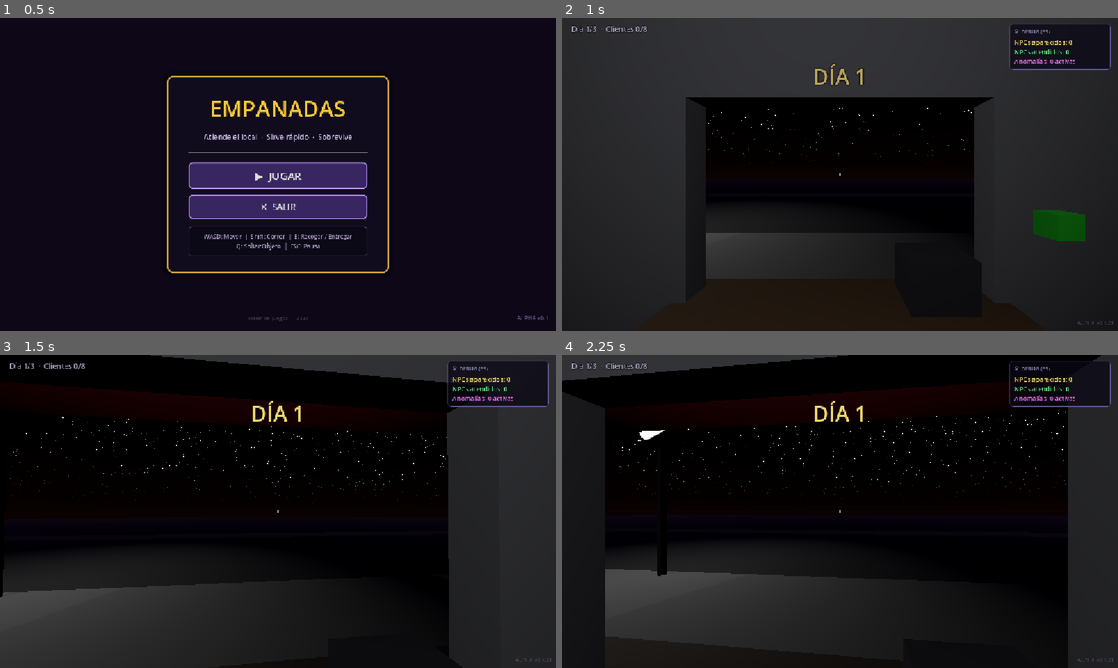
Above: before the commit, frames 1-4 (two rows, left to right).
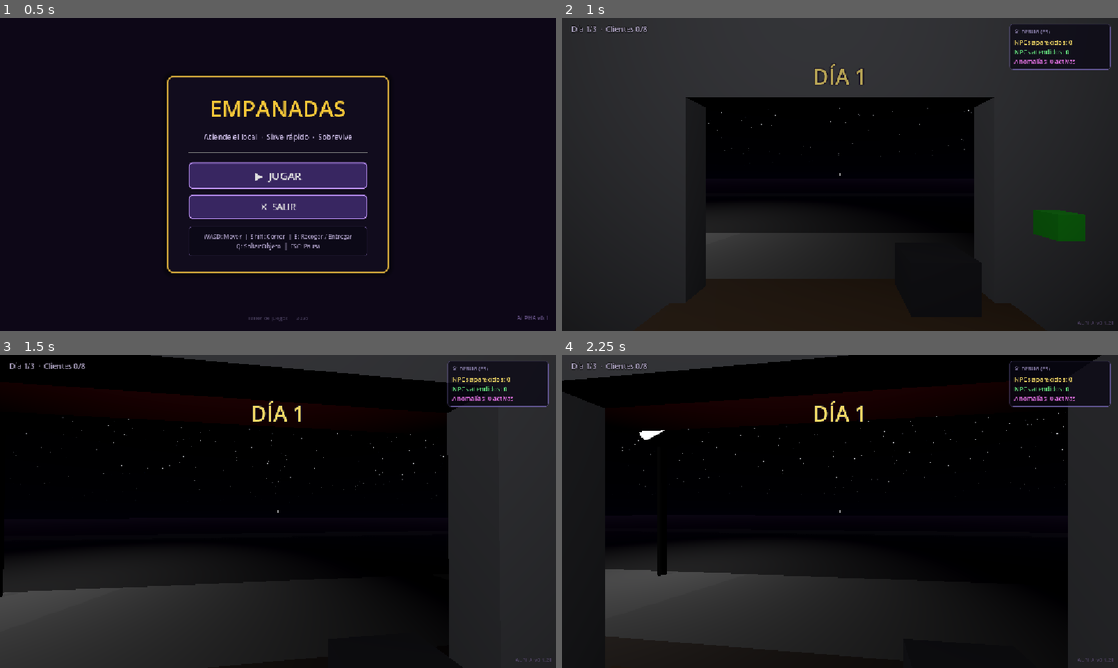
Above: after the commit, the same moments.

Repository: smfabiann/empanadas
Game: Godot game, scene res://scenes/ui/MainMenu.tscn
The game is run twice, just before and just after one commit, with the same random seed, the same clock (stepped at 60 frames per second) and the same inputs. The engine's default icon, where the game draws it, is replaced by a stand-in: a white triangle on a blue panel in a dark square.
Inputs (mouse positions are in pixels of both pictures, inside the frame that each line leads up to):
- Up to frame 1 (0.5 s): no input
- Up to frame 2 (1 s): click "▶ JUGAR" at 0.5 s
- Up to frame 3 (1.5 s): tap Enter at 1.25 s; move the mouse to (305, 511) at 1.27 s; hold W from 1.28 s (still down); hold Q (drop_item) from 1.28 s (still down)
- Up to frame 4 (2.25 s): keep holding W; tap Space (jump) at 1.52 s; move the mouse to (812, 511) at 2.02 s; release Q (drop_item) at 2.03 s; tap E (interact) at 2.1 s

Frame 1 is identical in both runs. In frame 2, less than 0.1% of the frame differs, in the area x 26-74%, y 28-46%; in frame 3, 0.2%; in frame 4, 0.2%, in the area x 10-91%, y 18-46%.

Commit message:
se intento disminuir las estrellas, no pude

Diff:
--- a/scenes/Main.tscn
+++ b/scenes/Main.tscn
@@ -19,10 +19,10 @@
 [sub_resource type="ShaderMaterial" id="ShaderMaterial_sky"]
 shader = ExtResource("6_sky_shader")
 shader_parameter/sky_top_color = Color(0.01, 0.02, 0.05, 1)
-shader_parameter/horizon_color = Color(0.12, 0.07, 0.03, 1)
+shader_parameter/horizon_color = Color(0.058893472, 0.08326913, 0.14014357, 1)
 shader_parameter/ground_color = Color(0.01, 0.015, 0.02, 1)
 shader_parameter/star_density = 150.0
-shader_parameter/star_threshold = 0.988
+shader_parameter/star_threshold = 0.995
 shader_parameter/star_brightness = 2.0
 
 [sub_resource type="Sky" id="Sky_nxtc6"]
@@ -31,7 +31,7 @@
 [sub_resource type="Environment" id="Environment_2a6q0"]
 background_mode = 2
 background_color = Color(0.02, 0.01, 0.06, 1)
-background_energy_multiplier = 0.5
+background_energy_multiplier = 0.33
 sky = SubResource("Sky_nxtc6")
 ambient_light_energy = 0.4
 fog_light_color = Color(0.4392157, 0.48235294, 0.54901963, 1)
--- a/shaders/night_sky.gdshader
+++ b/shaders/night_sky.gdshader
@@ -4,7 +4,7 @@
 uniform vec3 horizon_color : source_color = vec3(0.12, 0.07, 0.03); // Resplandor de ciudad
 uniform vec3 ground_color : source_color = vec3(0.01, 0.015, 0.02);  // Base bajo el horizonte
 uniform float star_density : hint_range(20.0, 500.0, 1.0) = 150.0;
-uniform float star_threshold : hint_range(0.95, 0.999, 0.001) = 0.988; // Mayor umbral = menos estrellas (ciudad)
+uniform float star_threshold : hint_range(0.95, 0.9999, 0.0005) = 0.995; // Mayor umbral = menos estrellas (ciudad)
 uniform float star_brightness : hint_range(0.1, 10.0, 0.1) = 2.0;
 
 // Generador de ruido hash para estrellas procedimentales
